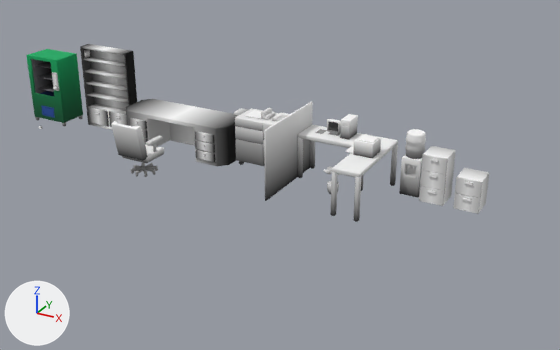
The Blender file Assets/Meshes/Office.blend: old version first, new version second.
Before and after are seen from a 50 mm camera at (5.96, -13.06, 6.67) aimed at (-0.76, -0.84, 0.56). Lighting does not change. The marker at lower left points along +X, +Y and +Z. The first picture is the older version.

The first picture shows 'Bookshelf', 'Copier', 'CubicleDesk', 'CubicleSeparator', 'FileCabinet', 'FileCabinetSmall', 'LargeDesk', 'NiceOfficeChair', 'Printer', 'VendingMachine', 'VendingMachineHatch', 'WaterDispenser', 'WaterDispenserJug' and 10 more.
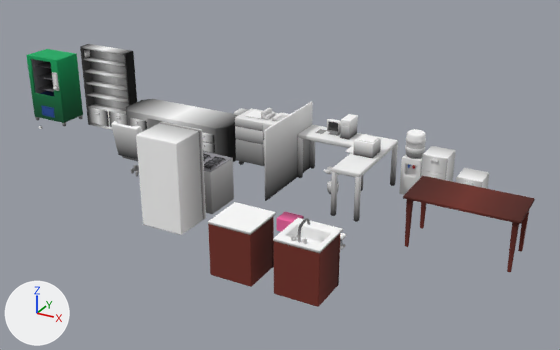
Boxes (x1, y1, x2, y2) around the edits, measured in the pictures (560 x 350 px):
'Fridge', added
    after: (136, 122, 206, 235)
'KitchenCabinet.001', added
    after: (273, 218, 343, 307)
'KitchenCabinet', added
    after: (208, 202, 276, 287)
'Table', added (brown)
    after: (403, 176, 535, 272)
'Oven', added
    after: (203, 151, 234, 214)
'WaterDispenser', surface changed, recoloured
    both: (399, 154, 422, 195)
'WaterDispenserJug', reshaped
    before: (405, 129, 426, 159)
    after: (405, 129, 426, 158)
'Microwave', added
    after: (277, 212, 304, 232)
'CoffeeMaker', added
    after: (340, 233, 346, 250)
part 2 of me_cube_015, surface changed
    both: (405, 144, 425, 158)
'FileCabinetSmall', unchanged, covered by the edit
    before: (453, 168, 489, 214)
    after: (456, 168, 489, 189)

Patch to the scene script:
```diff
--- a/Assets/Meshes/Office.blend.py
+++ b/Assets/Meshes/Office.blend.py
@@ me_cube_004 @@
 me_cube_004.from_pydata(...)  # 136 vertices, 150 faces; spans x -0.2..0.2, y -0.2..0.2, z 0.0..0.8
-me_cube_004.materials.append(mat_grad)
+# me_cube_004 part 1: texture (UV) coordinates of 150 of 150 faces, centred in x -0.2..0.2, y -0.2..0.2, z 0.0..0.8, changed; they spanned u 0.0..1.0, v 0.0..1.0 and now span u 0.2..0.96, v 0.79..0.96
+me_cube_004.materials.append(mat_gradcolor)  # picture img_crayola_13_grad_png
@@ me_cube_015 @@
-me_cube_015.from_pydata(...)  # 576 vertices, 546 faces; spans x -0.195..0.195, y -0.195..0.195, z -0.263..0.288
+me_cube_015.from_pydata(...)  # 544 vertices, 514 faces; spans x -0.195..0.195, y -0.195..0.195, z -0.32..0.288
+# me_cube_015 part 2: 352 kept faces spanning x -0.195..0.195, y -0.195..0.195, z -0.273..0.25 get new texture (UV) coordinates
+# edits to the shape of me_cube_015 do not show in these pictures
 me_cube_015.materials.append(mat_grad)
@@ ob_kitchencabinet_001 @@
+ob_kitchencabinet_001 = bpy.data.objects.new('KitchenCabinet.001', me_cube_038)  # 100 vertices, 82 faces; spans x -0.4..0.4, y 0.0..0.821, z 0.0..1.301; in mat_gradcolor (picture img_crayola_13_grad_png); modifiers BEVEL
+ob_kitchencabinet_001.location = (1.2, -3.9, 0.0)
@@ ob_kitchencabinet @@
+ob_kitchencabinet = bpy.data.objects.new('KitchenCabinet', me_cube_036)  # 36 vertices, 27 faces; spans x -0.4..0.4, y 0.0..0.821, z 0.0..1.0; in mat_gradcolor (picture img_crayola_13_grad_png); modifiers BEVEL
+ob_kitchencabinet.location = (0.0, -3.9, 0.0)
@@ ob_coffeemaker @@
+ob_coffeemaker = bpy.data.objects.new('CoffeeMaker', me_cube_034)  # 48 vertices, 35 faces; spans x -0.1..0.16, y -0.09..0.08, z 0.0..0.25; in mat_gradcolor (picture img_crayola_13_grad_png); modifiers BEVEL
+ob_coffeemaker.location = (1.0, -2.0, 0.0)
@@ ob_microwave @@
+ob_microwave = bpy.data.objects.new('Microwave', me_cube_033)  # 56 vertices, 48 faces; spans x -0.2..0.2, y 0.0..0.365, z 0.0..0.26; in mat_gradcolor (picture img_crayola_13_grad_png); modifiers BEVEL
+ob_microwave.location = (0.0, -2.0, 0.0)
@@ ob_fridge @@
+ob_fridge = bpy.data.objects.new('Fridge', me_cube_032)  # 72 vertices, 58 faces; spans x 0.0..0.9, y 0.0..0.85, z 0.0..1.8; in mat_gradcolor (picture img_crayola_13_grad_png); modifiers BEVEL
+ob_fridge.location = (-2.5, -3.0, 0.0)
@@ ob_oven @@
+ob_oven = bpy.data.objects.new('Oven', me_cube_031)  # 404 vertices, 284 faces; spans x -0.4..0.4, y 0.0..0.82, z 0.0..0.9; in mat_gradcolor (picture img_crayola_13_grad_png); modifiers BEVEL
+ob_oven.location = (-2.0, -2.0, 0.0)
@@ ob_table @@
+ob_table = bpy.data.objects.new('Table', me_cube_030)  # 44 vertices, 30 faces; spans x -1.0..1.0, y -0.5..0.5, z 0.0..1.0; in mat_gradcolor (picture img_crayola_13_grad_png); modifiers BEVEL
+ob_table.location = (3.0, -1.0, 0.0)
```
